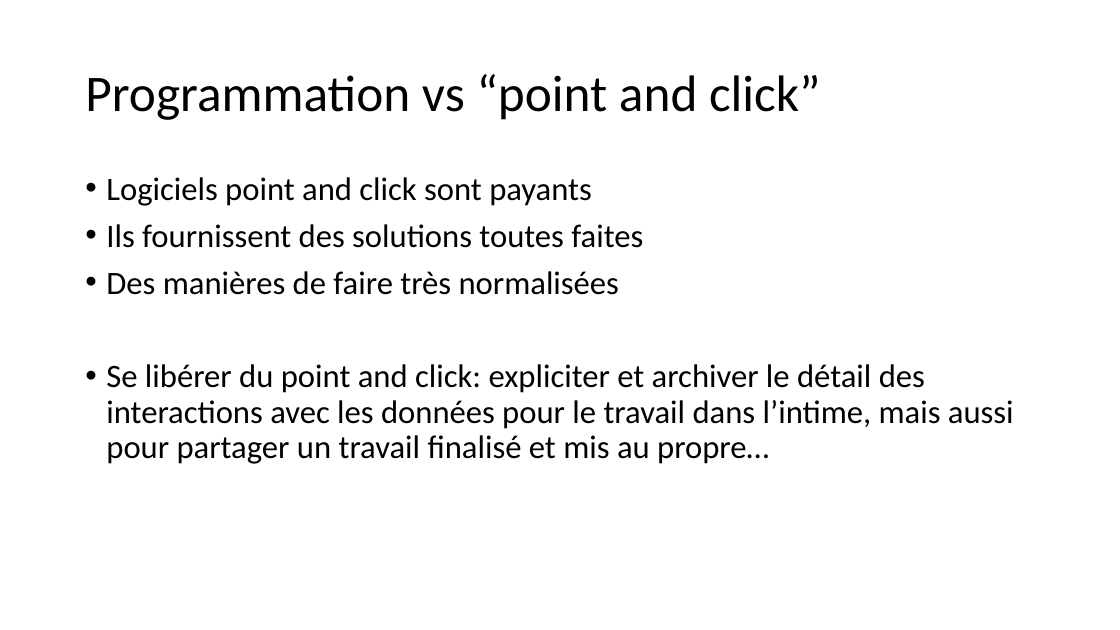
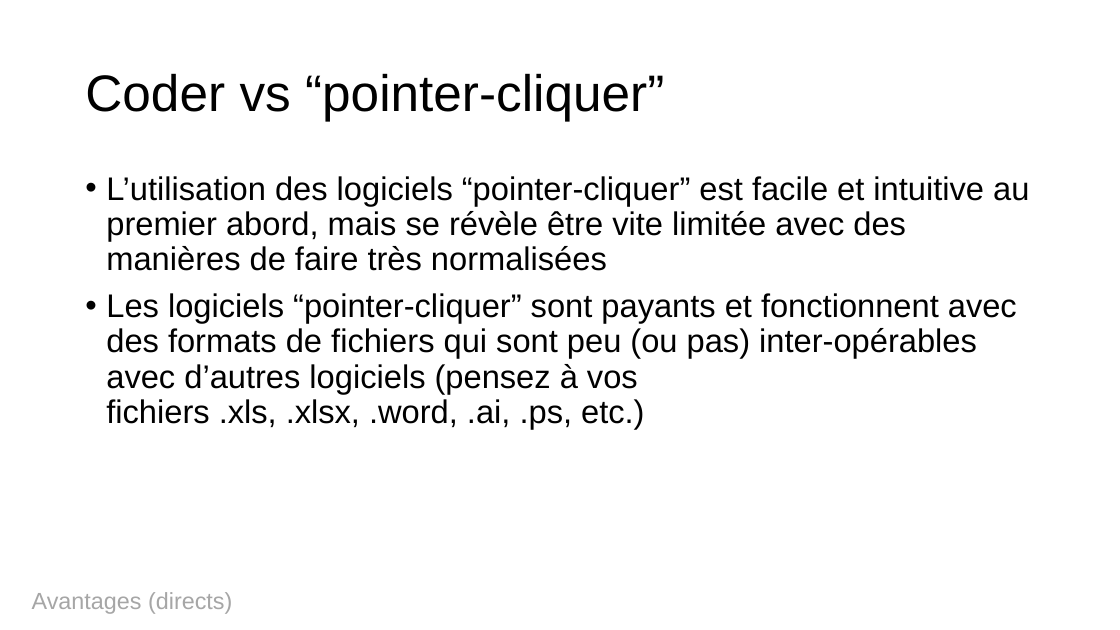
Before and after one commit to ALVignoles/R-pour-archeologues, a slide deck: slide 2 of workshop_preparation/Presentation1.pptx. Drawn at 1120x630 pixels with LibreOffice and Linux fonts; fonts in the diff are those of the drawing. Boxes give left, top, right and bottom in pixels: in the first picture for what was removed or moved away, otherwise in the second. Text is boxed around its words. In the diff, an @@ line names an element or a change of style, - is before the commit and + after.

```diff
--- a/workshop_preparation/Presentation1.pptx
+++ b/workshop_preparation/Presentation1.pptx
@@ title at [85,73,664,121]: text changed; font Calibri to Arial @@
-Programmation vs “point and click”
+Coder vs “pointer-cliquer”
@@ text at [106,176,1029,429]: text changed; font Calibri to Arial @@
-• Logiciels point and click sont payants
-• Ils fournissent des solutions toutes faites
-• Des manières de faire très normalisées
-• Se libérer du point and click: expliciter et archiver le détail des interactions avec les données pour le travail dans l’intime, mais aussi pour partager un travail finalisé et mis au propre…
+• L’utilisation des logiciels “pointer-cliquer” est facile et intuitive au premier abord, mais se révèle être vite limitée avec des manières de faire très normalisées
+• Les logiciels “pointer-cliquer” sont payants et fonctionnent avec des formats de fichiers qui sont peu (ou pas) inter-opérables avec d’autres logiciels (pensez à vos fichiers .xls, .xlsx, .word, .ai, .ps, etc.)
@@ text added at [32,592,232,614], 20 pt, text #A6A6A6 @@
+Avantages (directs)
```
Also in this commit, not shown: 12 slides added, 1 slide removed, 1 other file.
